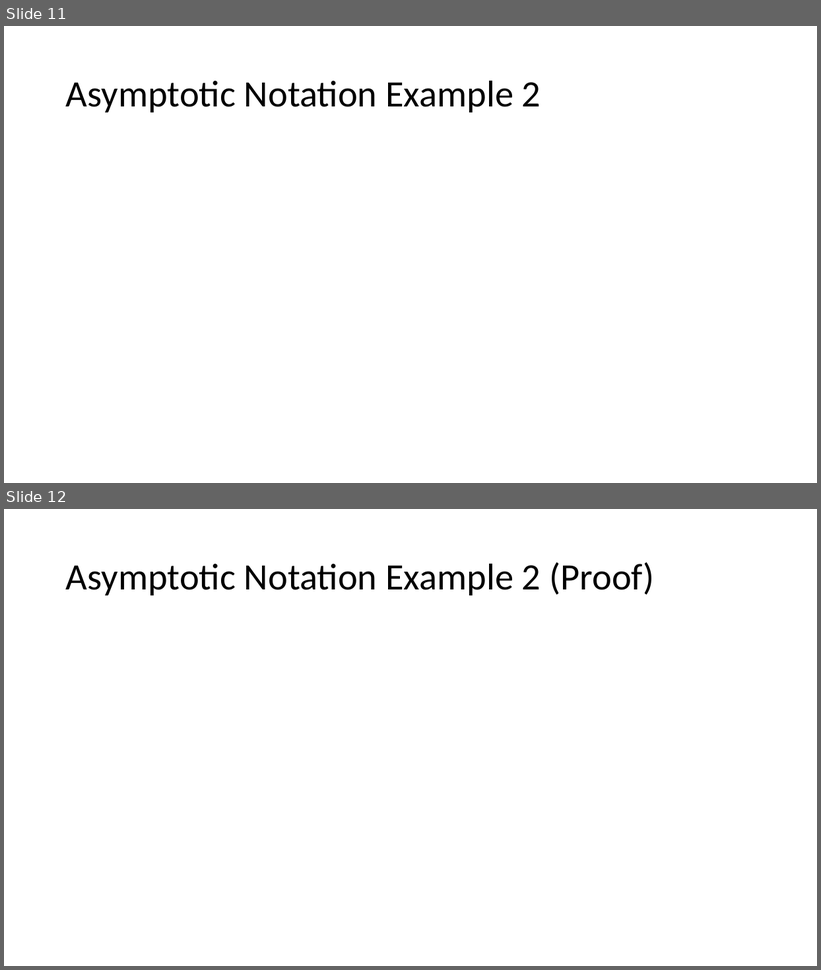
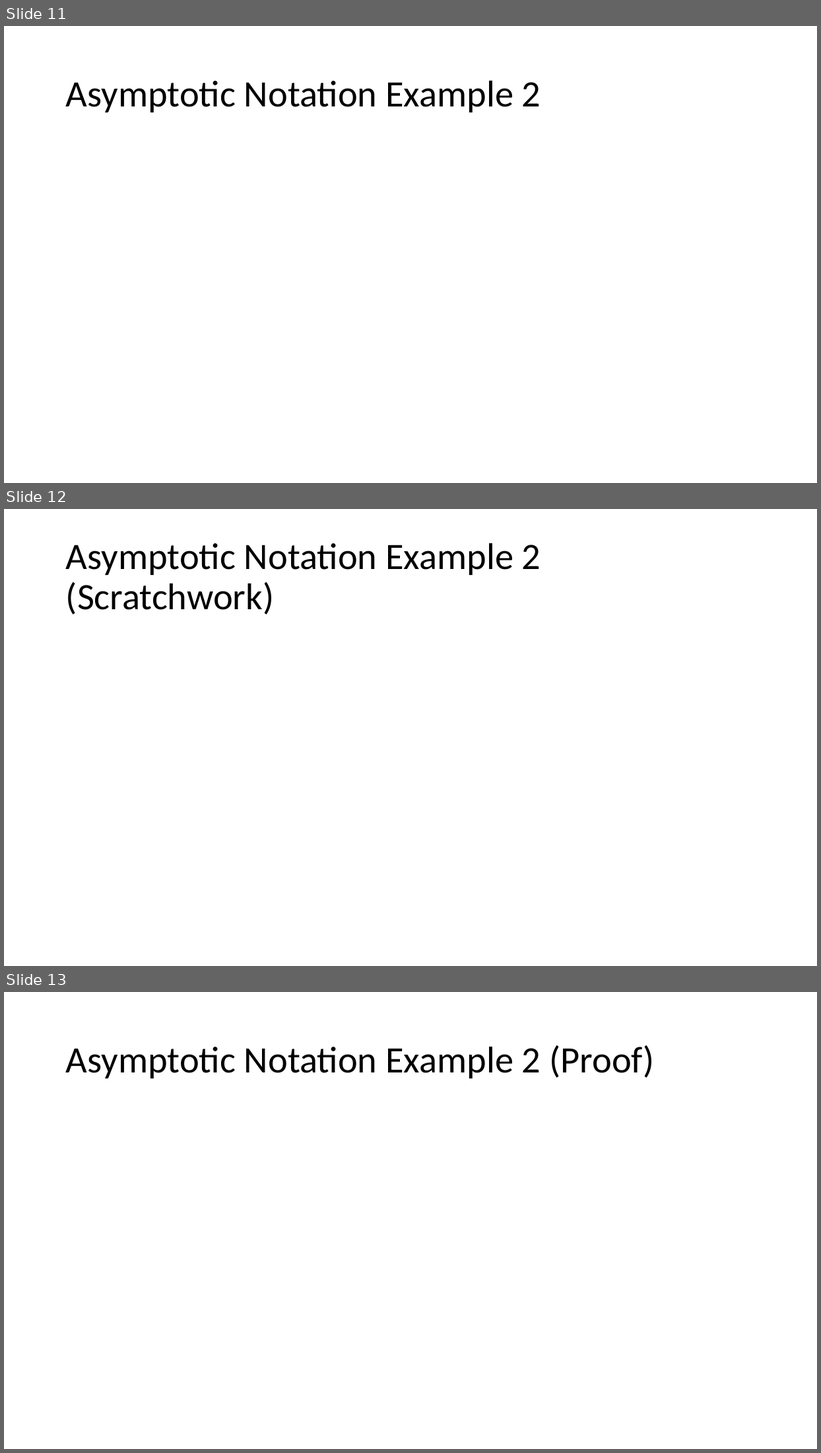
Before and after one commit to natebrunelle/cse332, a slide deck: markdown/files/slides/lecture4_analysis2_pqs.pptx. Shown one above the other, each under a label of ours: slides 11 and 12 before the commit, slides 11, 12 and 13 after it. The pictures are 821x970 and 821x1453 pixels, drawn with LibreOffice and Linux fonts; fonts in the diff are those of the drawing; grey boxes stand for pictures. Boxes give left, top, right and bottom in pixels: in the first picture for what was removed or moved away, otherwise in the second. Text is boxed around its words. In the diff, an @@ line names an element or a change of style, - is before the commit and + after.

```diff
--- a/markdown/files/slides/lecture4_analysis2_pqs.pptx
+++ b/markdown/files/slides/lecture4_analysis2_pqs.pptx
@@ slide 12 added at [4, 509, 817, 966], background #FFFFFF @@
@@ title added at [66, 543, 541, 615], 44 pt, text #000000 @@
+Asymptotic Notation Example 2 (Scratchwork)
@@ what was slide 12 is now slide 13 @@
```
Also in this commit, not shown: 8 other files.
